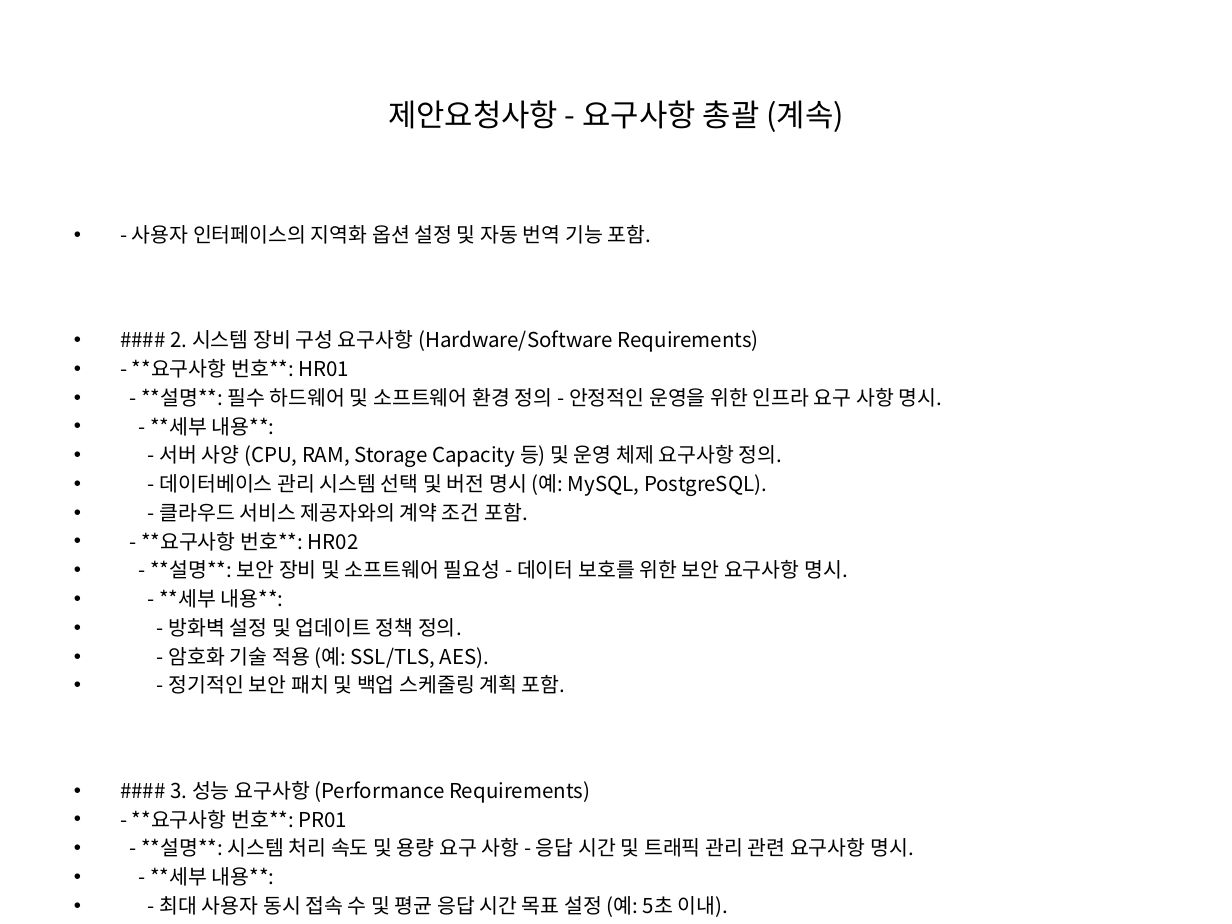
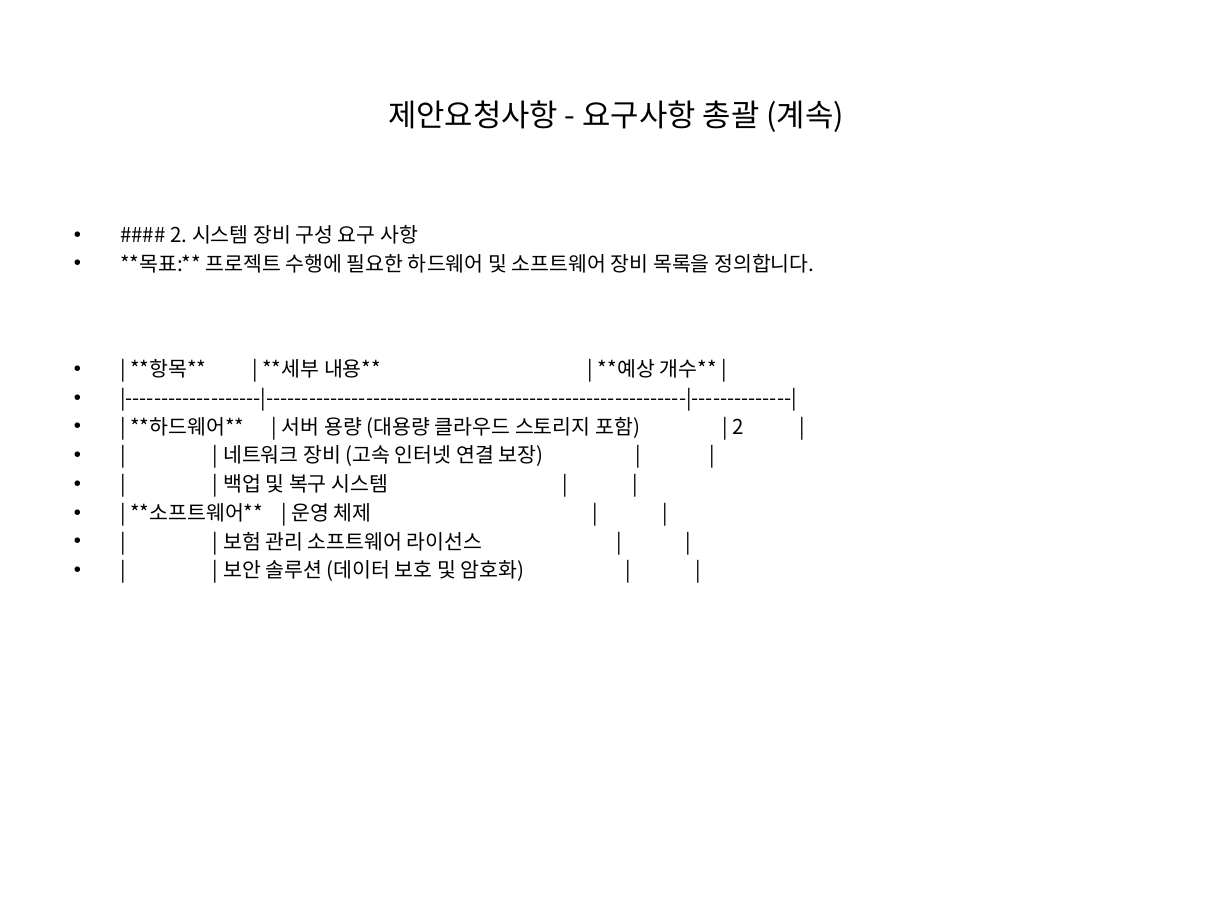
Before and after one commit to anskong/llm_mission, a slide deck: slide 12 of generated_ppt.pptx (slide 9 before the commit). Drawn at 1232x924 pixels with LibreOffice and Linux fonts; fonts in the diff are those of the drawing. Boxes give left, top, right and bottom in pixels: in the first picture for what was removed or moved away, otherwise in the second. Text is boxed around its words. In the diff, an @@ line names an element or a change of style, - is before the commit and + after.

```diff
--- a/generated_ppt.pptx
+++ b/generated_ppt.pptx
@@ text at <box>120,225,814,581</box>: text changed @@
-• - 사용자 인터페이스의 지역화 옵션 설정 및 자동 번역 기능 포함.
-• #### 2. 시스템 장비 구성 요구사항 (Hardware/Software Requirements)
-• - **요구사항 번호**: HR01
-• - **설명**: 필수 하드웨어 및 소프트웨어 환경 정의 - 안정적인 운영을 위한 인프라 요구 사항 명시.
-• - **세부 내용**:
-• - 서버 사양 (CPU, RAM, Storage Capacity 등) 및 운영 체제 요구사항 정의.
-• - 데이터베이스 관리 시스템 선택 및 버전 명시 (예: MySQL, PostgreSQL).
-• - 클라우드 서비스 제공자와의 계약 조건 포함.
-• - **요구사항 번호**: HR02
-• - **설명**: 보안 장비 및 소프트웨어 필요성 - 데이터 보호를 위한 보안 요구사항 명시.
-• - **세부 내용**:
-• - 방화벽 설정 및 업데이트 정책 정의.
-• - 암호화 기술 적용 (예: SSL/TLS, AES).
-• - 정기적인 보안 패치 및 백업 스케줄링 계획 포함.
-• #### 3. 성능 요구사항 (Performance Requirements)
-• - **요구사항 번호**: PR01
-• - **설명**: 시스템 처리 속도 및 용량 요구 사항 - 응답 시간 및 트래픽 관리 관련 요구사항 명시.
-• - **세부 내용**:
-• - 최대 사용자 동시 접속 수 및 평균 응답 시간 목표 설정 (예: 5초 이내).
+• #### 2. 시스템 장비 구성 요구 사항
+• **목표:** 프로젝트 수행에 필요한 하드웨어 및 소프트웨어 장비 목록을 정의합니다.
+• | **항목** | **세부 내용** | **예상 개수** |
+• |-------------------|-----------------------------------------------------------|--------------|
+• | **하드웨어** | 서버 용량 (대용량 클라우드 스토리지 포함) | 2 |
+• | | 네트워크 장비 (고속 인터넷 연결 보장) | |
+• | | 백업 및 복구 시스템 | |
+• | **소프트웨어** | 운영 체제 | |
+• | | 보험 관리 소프트웨어 라이선스 | |
+• | | 보안 솔루션 (데이터 보호 및 암호화) | |
```
Also in this commit, not shown: 20 other slides changed, 7 slides added, 5 other files.
